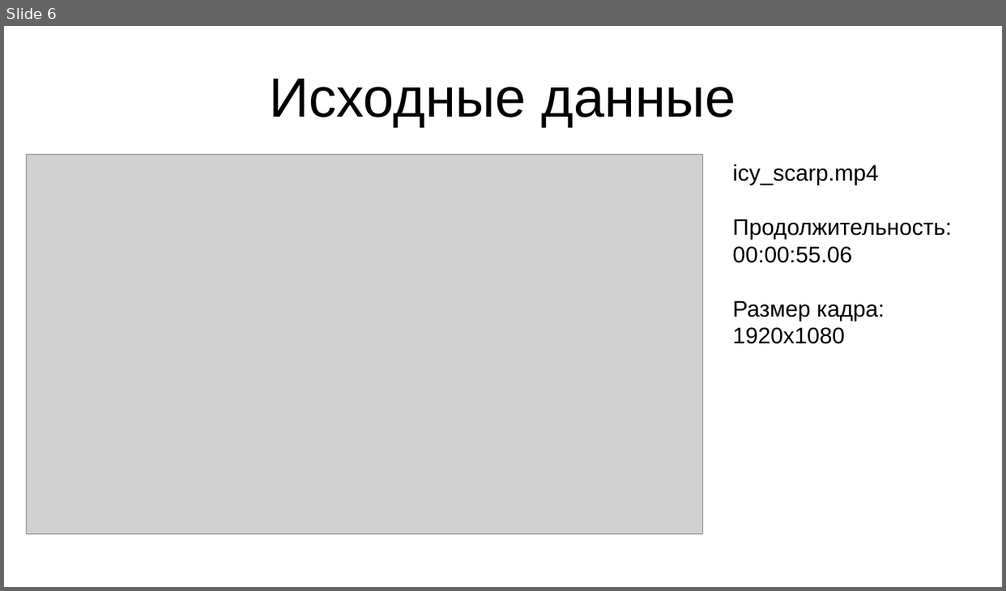
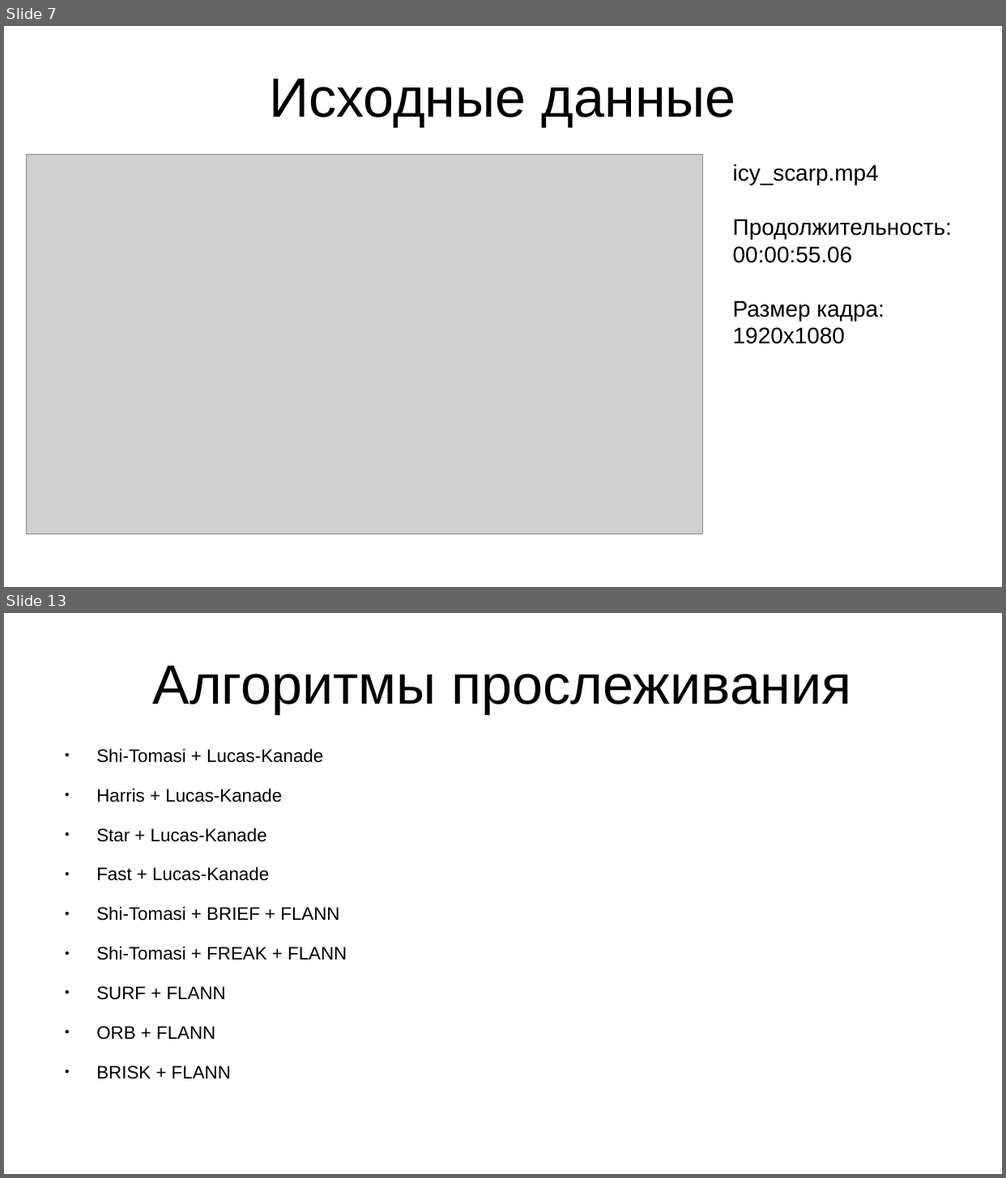
Before and after one commit to daniel-95/diploma, a slide deck: диплом/вкр.pptx. Shown one above the other, each under a label of ours: slide 6 before the commit, slides 7 and 13 after it; the slides between them are not shown. The pictures are 1006x591 and 1006x1178 pixels, drawn with LibreOffice and Linux fonts; fonts in the diff are those of the drawing; grey boxes stand for pictures. Boxes give left, top, right and bottom in pixels: in the first picture for what was removed or moved away, otherwise in the second. Text is boxed around its words. In the diff, an @@ line names an element or a change of style, - is before the commit and + after.

```diff
--- a/диплом/вкр.pptx
+++ b/диплом/вкр.pptx
@@ slide 13 added at bbox=[4, 613, 1002, 1174], background #FFFFFF @@
@@ text added at bbox=[153, 666, 852, 714], 44 pt, text #000000 @@
+Алгоритмы прослеживания
@@ text added at bbox=[96, 748, 347, 1080], 14.4 pt, text #000000 @@
+● Shi-Tomasi + Lucas-Kanade
+● Harris + Lucas-Kanade
+● Star + Lucas-Kanade
+● Fast + Lucas-Kanade
+● Shi-Tomasi + BRIEF + FLANN
+● Shi-Tomasi + FREAK + FLANN
+● SURF + FLANN
+● ORB + FLANN
+● BRISK + FLANN
@@ what was slide 6 is now slide 7 @@
```
Also in this commit, not shown: 4 slides changed, 12 other slides added, 2 slides removed, 1 other file.
